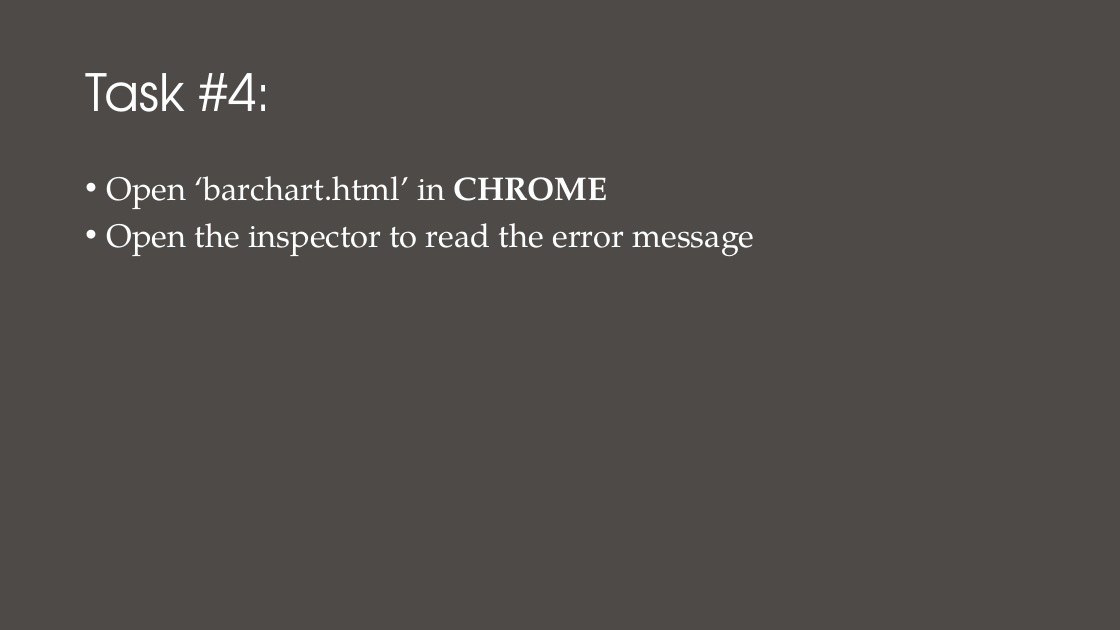
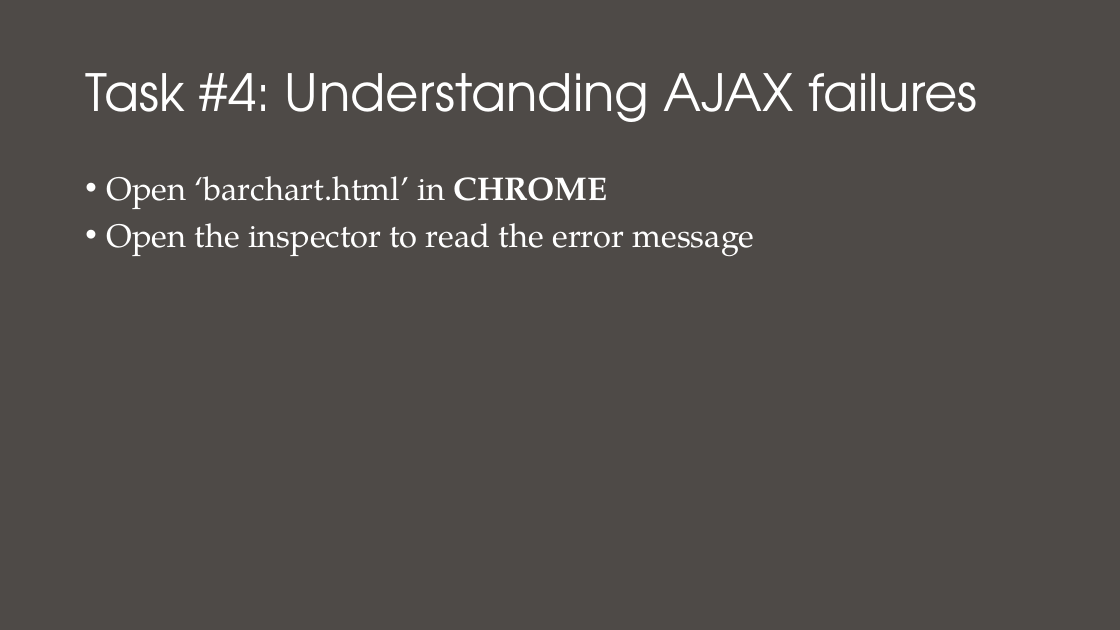
Before and after one commit to nuitrcs/Intro_to_d3_workshop, a slide deck: slide 16 of Introduction to D3.pptx (slide 5 before the commit). Drawn at 1120x630 pixels with LibreOffice and Linux fonts; fonts in the diff are those of the drawing. Boxes give left, top, right and bottom in pixels: in the first picture for what was removed or moved away, otherwise in the second. Text is boxed around its words. In the diff, an @@ line names an element or a change of style, - is before the commit and + after.

```diff
--- a/Introduction to D3.pptx
+++ b/Introduction to D3.pptx
@@ title at [85,73,977,122]: text changed @@
-Task #4:
+Task #4: Understanding AJAX failures
```
Also in this commit, not shown: 5 other slides changed, 18 slides added, 4 other files.
